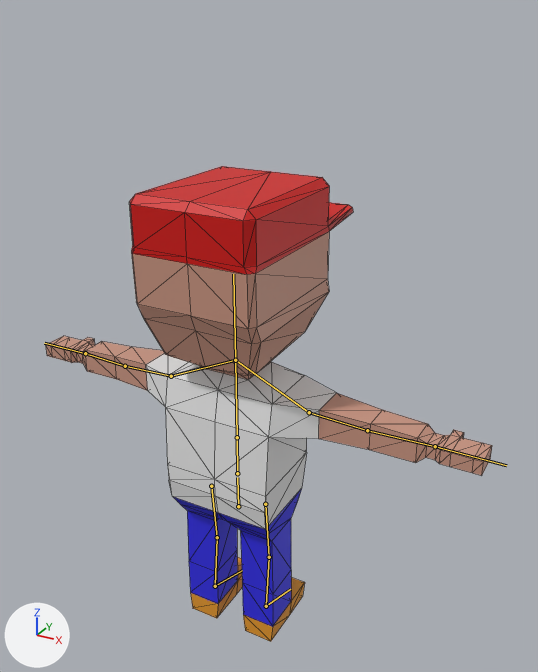
A saved change to the glTF model model/player.glb.
Camera for both pictures: a 50 mm camera at (1.55, -2.52, 2.85) aimed at (0.05, 0.21, 1.48). Arrows for +X, +Y and +Z are at lower left; the lights stay in place. The bones that bend it are drawn over the model as lines. Mesh edges are drawn as thin lines.

In view in the first picture: 'Character'.
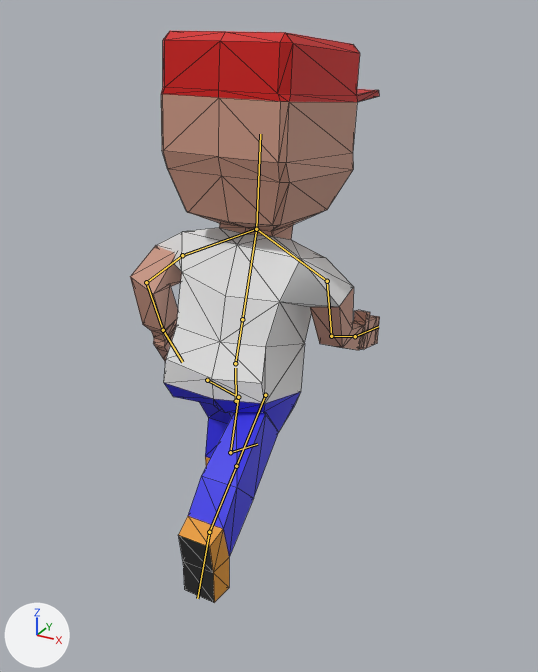
The newer file adds an action. The first version stands in its rest pose; the second is drawn at frame 19 of the action 'run.001'.

Pixel boxes [x1, y1, x2, y2] of what changed, in the pictures (538 x 672 px):
'Character', posed (44% narrower, 21% taller): before [46, 166, 492, 641]; after [130, 30, 380, 603]
bone 'root', root to tip: before (238, 506) to (237, 477); after (236, 401) to (235, 368)
bone 'lowSpine', root to tip: before (237, 473) to (237, 437); after (235, 363) to (242, 319)
bone 'head', root to tip: before (235, 360) to (233, 274); after (256, 229) to (260, 134)
bone 'upperarm.l', root to tip: before (171, 376) to (125, 366); after (182, 255) to (146, 282)
bone 'lowerarm.l', root to tip: before (125, 366) to (85, 353); after (146, 282) to (163, 330)
bone 'hand.l', root to tip: before (85, 353) to (44, 343); after (163, 330) to (182, 362)
bone 'upperarm.r', root to tip: before (309, 412) to (367, 430); after (327, 281) to (331, 336)
bone 'lowerarm.r', root to tip: before (367, 430) to (435, 446); after (331, 336) to (355, 336)
bone 'hand.r', root to tip: before (435, 446) to (506, 465); after (355, 336) to (378, 326)
bone 'upperleg.l', root to tip: before (211, 486) to (217, 537); after (207, 380) to (238, 397)
bone 'lowerleg.l', root to tip: before (217, 537) to (215, 586); after (238, 397) to (230, 452)
bone 'foot.l', root to tip: before (215, 586) to (242, 570); after (230, 452) to (257, 444)
bone 'upperleg.r', root to tip: before (265, 504) to (269, 557); after (265, 395) to (236, 466)
bone 'lowerleg.r', root to tip: before (269, 557) to (266, 606); after (236, 466) to (209, 532)
bone 'foot.r', root to tip: before (266, 606) to (290, 589); after (209, 532) to (197, 598)

The edits, one by one:
Object 'Armature' (bone_rig_object) moves from (0.0, 0.0, 0.0) to (0.0, 0.0, 0.482).
Bone 'root' (bone_root) moves from (0.0, 0.0, 0.0) to (0.0, 0.092, 0.0).
Bone 'lowSpine' (bone_lowspine) turns from (0, 0, 0) to (19, 0, 0) degrees about its own x, y and z.
Bone 'head' (bone_head) turns from (0, 0, 0) to (-14, 0, 0) degrees about its own x, y and z.
Bone 'upperarm.l' (bone_upperarm_l) turns from (0, 0, 0) to (-60, 4, -90) degrees about its own x, y and z.
Bone 'lowerarm.l' (bone_lowerarm_l) turns from (0, 0, 0) to (93, -4, 1) degrees about its own x, y and z.
Bone 'hand.l' (bone_hand_l) turns from (0, 0, 0) to (19, -1, 1) degrees about its own x, y and z.
Bone 'upperarm.r' (bone_upperarm_r) turns from (0, 0, 0) to (30, -3, 85) degrees about its own x, y and z.
Bone 'lowerarm.r' (bone_lowerarm_r) turns from (0, 0, 0) to (50, 2, -1) degrees about its own x, y and z.
Bone 'hand.r' (bone_hand_r) turns from (0, 0, 0) to (17, 1, -1) degrees about its own x, y and z.
Bone 'upperleg.l' (bone_upperleg_l) turns from (0, 0, 0) to (46, 1, 1) degrees about its own x, y and z.
Bone 'lowerleg.l' (bone_lowerleg_l) turns from (0, 0, 0) to (-55, 0, 0) degrees about its own x, y and z.
Bone 'foot.l' (bone_foot_l) turns from (0, 0, 0) to (10, -1, 1) degrees about its own x, y and z.
Bone 'upperleg.r' (bone_upperleg_r) turns from (0, 0, 0) to (-54, 0, 0) degrees about its own x, y and z.
Bone 'lowerleg.r' (bone_lowerleg_r) turns from (0, 0, 0) to (11, 0, 0) degrees about its own x, y and z.
Bone 'foot.r' (bone_foot_r) turns from (0, 0, 0) to (-45, 1, 1) degrees about its own x, y and z.
